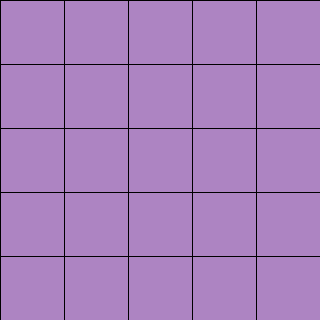
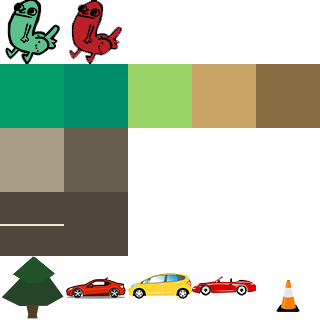
Layered file, before and after one edit (320 × 320). Changes by layer:
showed group "Row 0" (2 layers) over [6, 0, 122, 64]
showed group "Row 1" (5 layers) over [0, 64, 320, 128]
showed group "Row 2" (2 layers) over [0, 128, 128, 192]
showed group "Row 3" (2 layers) over [0, 192, 128, 256]
showed group "Row 4" (9 layers) over [1, 256, 320, 320]
added layer "Layer 2" in group "Row 4" over [66, 277, 126, 299]
added layer "Layer 3" in group "Row 4" over [128, 273, 192, 299]
added layer "Layer 4" in group "Row 4" over [192, 276, 256, 296]
added layer "Layer 5" in group "Row 4" over [276, 280, 300, 312]
hid "Layer 1" over [0, 0, 320, 320]
